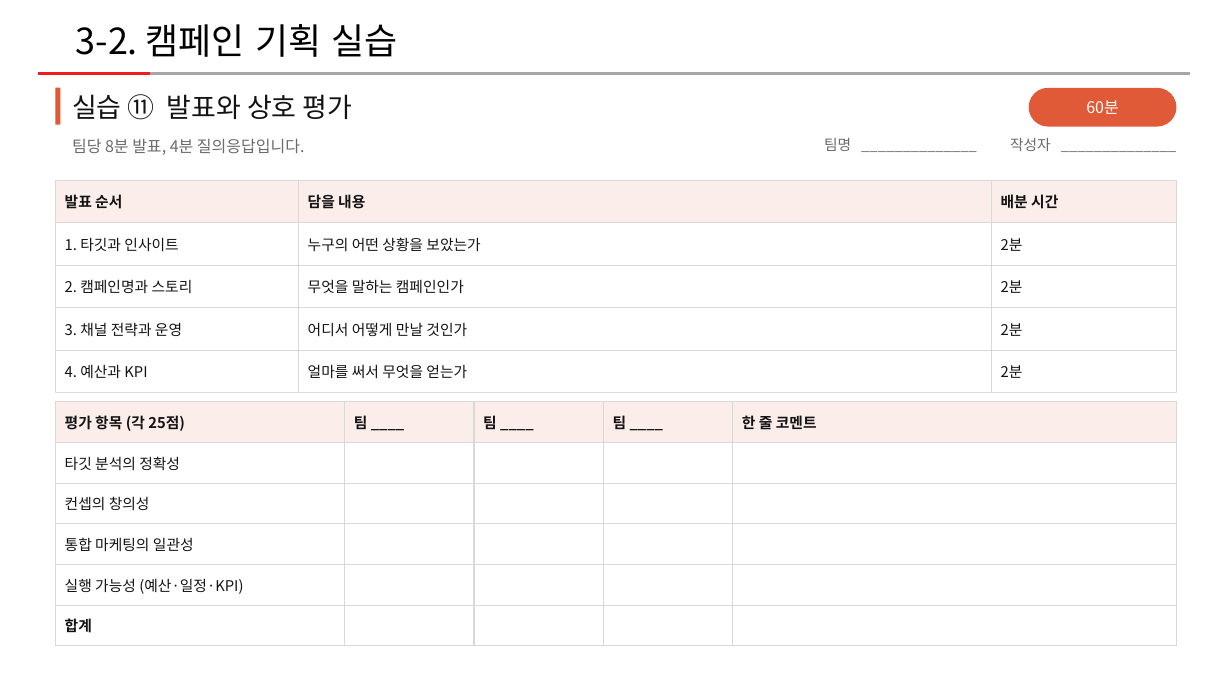
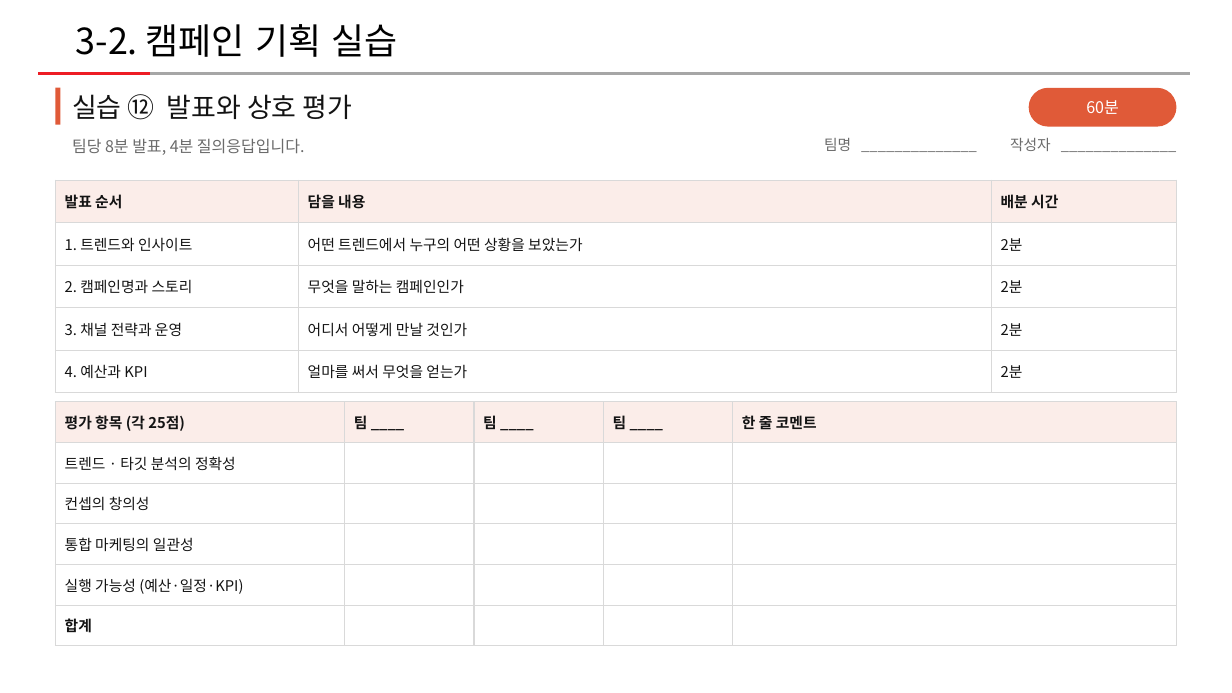
Before and after one commit to edupang79-crypto/alkom-marketing-game, a slide deck: slide 12 of templates/worksheet-3-2.pptx (slide 11 before the commit). Drawn at 1232x693 pixels with LibreOffice and Linux fonts; fonts in the diff are those of the drawing. Boxes give left, top, right and bottom in pixels: in the first picture for what was removed or moved away, otherwise in the second. Text is boxed around its words. In the diff, an @@ line names an element or a change of style, - is before the commit and + after.

```diff
--- a/templates/worksheet-3-2.pptx
+++ b/templates/worksheet-3-2.pptx
@@ text at (72, 94, 353, 120): text changed @@
-실습 ⑪ 발표와 상호 평가
+실습 ⑫ 발표와 상호 평가
@@ table at (55, 180, 1177, 393) @@
-row 2, column 1: 1. 타깃과 인사이트
+row 2, column 1: 1. 트렌드와 인사이트
-row 2, column 2: 누구의 어떤 상황을 보았는가
+row 2, column 2: 어떤 트렌드에서 누구의 어떤 상황을 보았는가
@@ table at (55, 402, 1177, 646) @@
-row 2, column 1: 타깃 분석의 정확성
+row 2, column 1: 트렌드 · 타깃 분석의 정확성
```
Also in this commit, not shown: 10 other slides changed, 1 slide added, 9 other files.
